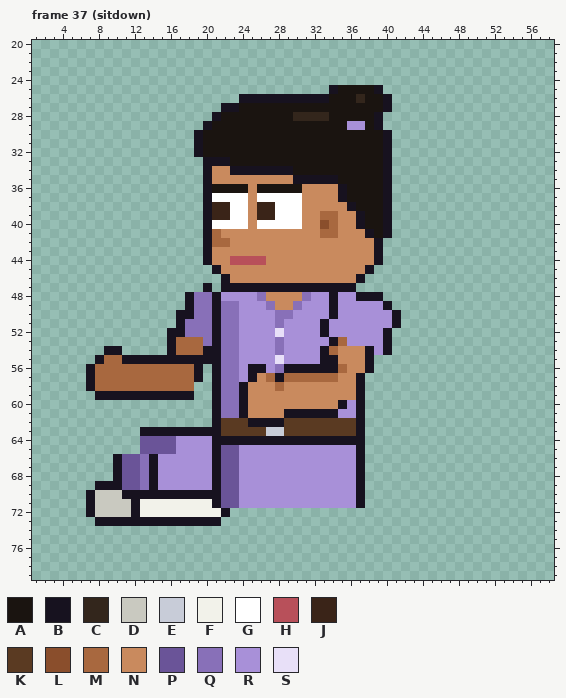
Pixel-art file, stored at sprites/clients/client_dentasst_left_anim.aseprite. That is the earlier state.
64x80 pixels, 129 frames. Shown: frame 37 (sitdown): x 1..58, y 20..79. The old version is drawn lined up with the new one. The commit also changed other frames, which this record leaves out.
Visible layers, top first: "Arm Top", "Hair", "Face", "Watch", "Near Arm", "Collar", "Belt", "Shirt", "Body", "Back Arm", "Pants", "Shoes".
Palette (. is transparent): A #1a1410  B #17121f  C #33261c  D #c9c9c0  E #c8ccd8  F #f2f2ea  G #ffffff  H #b8505a  J #3a2418  K #5a3a22  L #8a4e2c  M #a8683f  N #c98a5e  P #6a5498  Q #8870b8  R #a890d8  S #e8e0f8
Pixels before, frame 37 (sitdown) (only the part around the change), first column x 1:
36 ...................BAAAANAAAAANNNNBAAAAB..........
37 ...................BGGGGNGGGGGNNNNBAAAAB..........
38 ...................BJJGGNJJGGGNNNNNBAAAB..........
39 ...................BJJGGNJJGGGNNMMNNBAAB..........
40 ...................BGGGGNGGGGGNNLMNNBAAB..........
41 ...................BMNNNNNNNNNNNMMNNNBAB..........
42 ...................BMMNNNNNNNNNNNNNNNNB...........
43 ...................BNNNNNNNNNNNNNNNNNNB...........
44 ...................BNNHHHHNNNNNNNNNNNNB...........
45 ....................BNNNNNNNNNNNNNNNNB............
46 .....................BNNNNNNNNNNNNNNB.............
47 ...................B.BBBBBBBBBBBBBBB..............
48 .................BQQBRRRRQNNNNQRRBRRBBB...........
49 .................BQQBQQRRRQNNQRRRBRRRRRB..........
50 ................BBQQBQQRRRRQQRRRRBRRRRRRB.........
51 ................BQQQBQQRRRRQRRRRBRRRRRRRB.........
52 ...............BBQQQBQQRRRRSRRRRBRRRRRRB..........
53 ...............BMMMQBQQRRRRQRRRRRBMRRRRB..........
54 ........BB.....BMMMBBQQRRRRQRRRRBMNNNBRB..........
55 .......BMMBBBBBBBBBBBQQRRRRSRRRRBBNNNB............
56 ......BMMMMMMMMMMMB.BQQRBBRQBBBBBBMNNB............
57 ......BMMMMMMMMMMMB.BQQRBNMBMMMMMMNNB.............
58 ......BMMMMMMMMMMM..BQQBNNNMNNNNNNNNB.............
59 .......BBBBBBBBBBB..BQQBNNNNNNNNNNNNB.............
60 ....................BQQBNNNNNNNNNNBRB.............
61 ....................BQQBNNNNBBBBBBRRB.............
62 ....................BKKKBBBBKKKKKKKKB.............
63 ............BBBBBBBBBKKKKKEEKKKKKKKKB.............
64 ............PPPPRRRRBBBBBBBBBBBBBBBBB.............
65 ............PPPPRRRRBPPRRRRRRRRRRRRRB.............
66 .........BPPQBRRRRRRBPPRRRRRRRRRRRRRB.............
67 .........BPPQBRRRRRRBPPRRRRRRRRRRRRRB.............
68 .........BPPQBRRRRRRBPPRRRRRRRRRRRRRB.............
69 .......BBBPPQBRRRRRRBPPRRRRRRRRRRRRRB.............
70 ......BDDDBBBBBBBBBBBPPRRRRRRRRRRRRRB.............
71 ......BDDDDBFFFFFFFFBPPRRRRRRRRRRRRRB.............
72 ......BDDDDBFFFFFFFFFB............................
73 .......BBBBBBBBBBBBBB.............................
74 ..................................................
75 ..................................................
76 ..................................................
77 ..................................................
78 ..................................................
79 ..................................................
Now the later version:
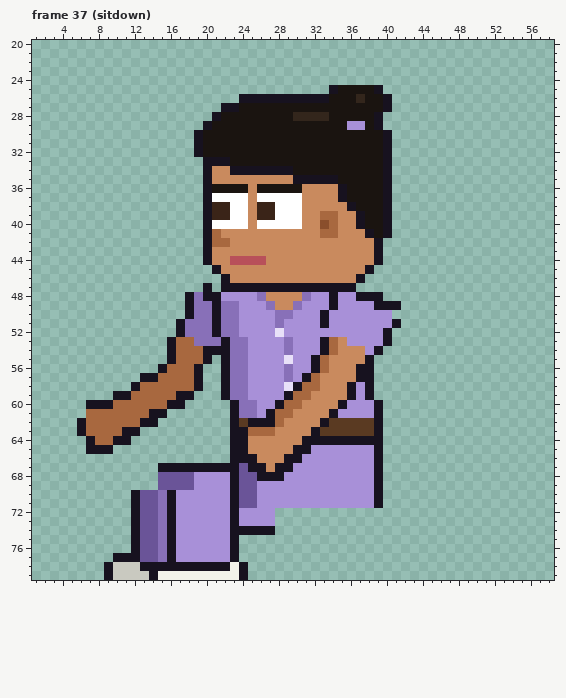
Changes in this commit:
whole drawing moved by -2,-6 (the old picture is shown already moved)
Changed rows in their new state; - is an unchanged pixel.
Frame 37 (sitdown):
first column x 6:
48 --------------B---------------------
49 ---------------------------------B-B
50 -----------.---------------BR------.
52 ----------.----------------R--------
53 -------------Q-QB-Q---RQ---BMN------
54 ---..-----------B-Q---RQ--------RB.-
55 --........-MMM-.B-Q---RS--BMN-------
56 -........B-----.B-QRR-RQRR-MNN-B----
57 -......BB------.B-QRRRRQRB-NN---B---
58 -.....B------B-.B-QRRRRSBMM---BRB---
59 --..--MMMMM----.B-QRRRRBMM----BRB---
60 -BBBMMMMMMBB---..BQQRRBMM------RRB--
61 -MMMMMMMBB-----..BQQRBMMNNNN---RRB--
62 BMMMMMMBB------..B----MNNNNB---KKB--
63 BMMMMBB..........BBMMMNNNNB----KKB--
64 -BMMBB-..........--NNNNNN-------BB--
65 -BBB---..........BBNNNNNBB-----RRB--
66 ----.............BBBNNNBB------RRB--
67 ----.....BBBBBB-BBPBBNBB-------RRB--
68 ----.....PPPP--RRBPPBBB--------RRB--
69 --.......PPPP--RRBPP-----------RRB--
70 -.....-PPQ-RRRRRRBPP-----------RRB--
71 -.....-PPQBRRRRRRBPP-----------RRB--
72 -.....-PPQBRRRRRRBRRRR--------------
73 --....-PPQ-RRRRRRBRRRR--------------
74 ------BPPQBRRRRRRBBBBB--------------
75 ------BPPQBRRRRRRB------------------
76 ------BPPQBRRRRRRB------------------
77 ----BBBPPQBRRRRRRB------------------
78 ---BDDDBBBBBBBBBBFB-----------------
79 ---BDDDDBFFFFFFFFFB-----------------
Pixel boxes of the changes (left, top, right, bottom) in both pictures:
changed: (77, 292, 401, 580)
